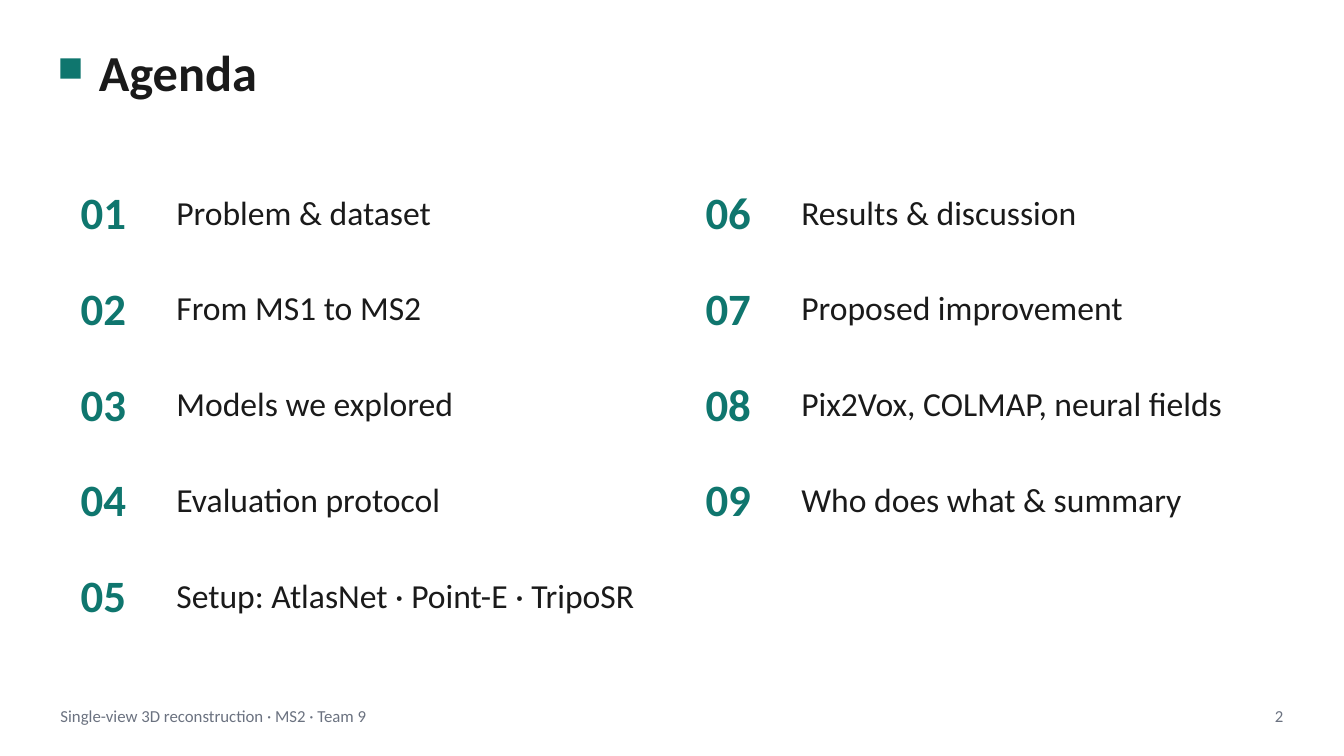
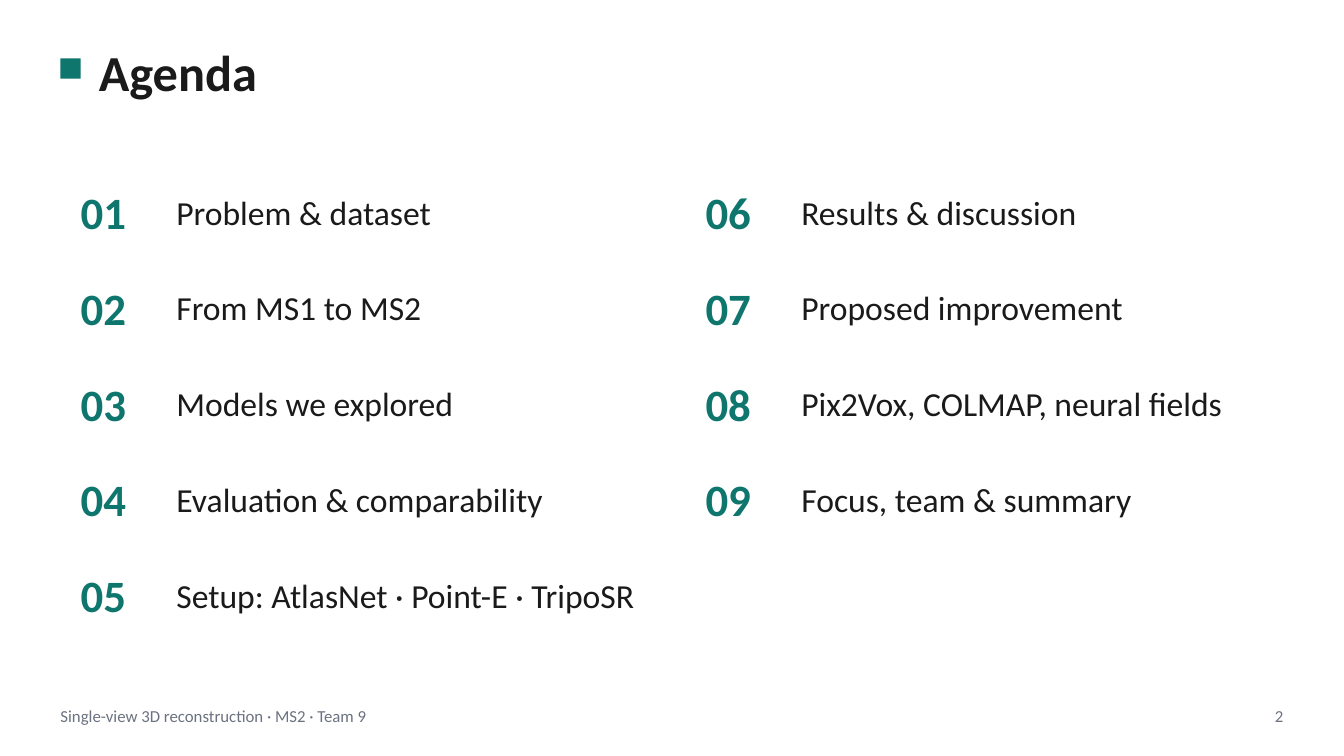
Before and after one commit to NoureldinAbdelrahman/home-omni3d, a slide deck: slide 2 of docs/ms2/ms2_problem_definition.pptx. Drawn at 1344x756 pixels with LibreOffice and Linux fonts; fonts in the diff are those of the drawing. Boxes give left, top, right and bottom in pixels: in the first picture for what was removed or moved away, otherwise in the second. Text is boxed around its words. In the diff, an @@ line names an element or a change of style, - is before the commit and + after.

```diff
--- a/docs/ms2/ms2_problem_definition.pptx
+++ b/docs/ms2/ms2_problem_definition.pptx
@@ text at [176,488,542,518]: text changed @@
-Evaluation protocol
+Evaluation & comparability
@@ text at [801,490,1132,518]: text changed @@
-Who does what & summary
+Focus, team & summary
```
Also in this commit, not shown: 13 other slides changed, 3 slides added, 2 other files.
